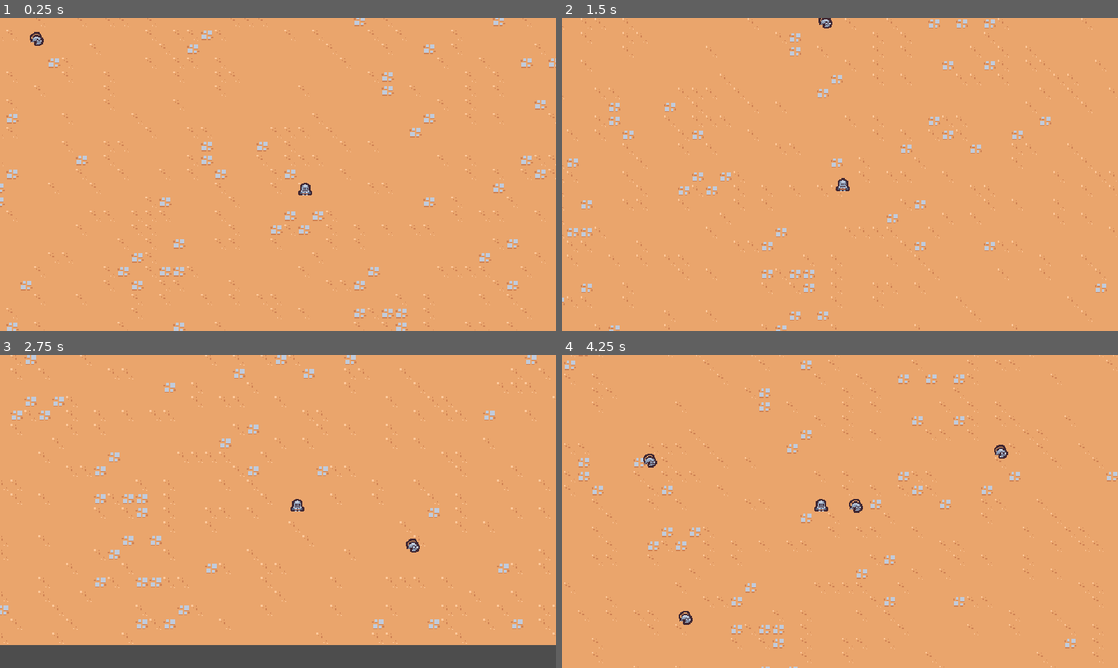
Above: before the commit, frames 1-4 (two rows, left to right).
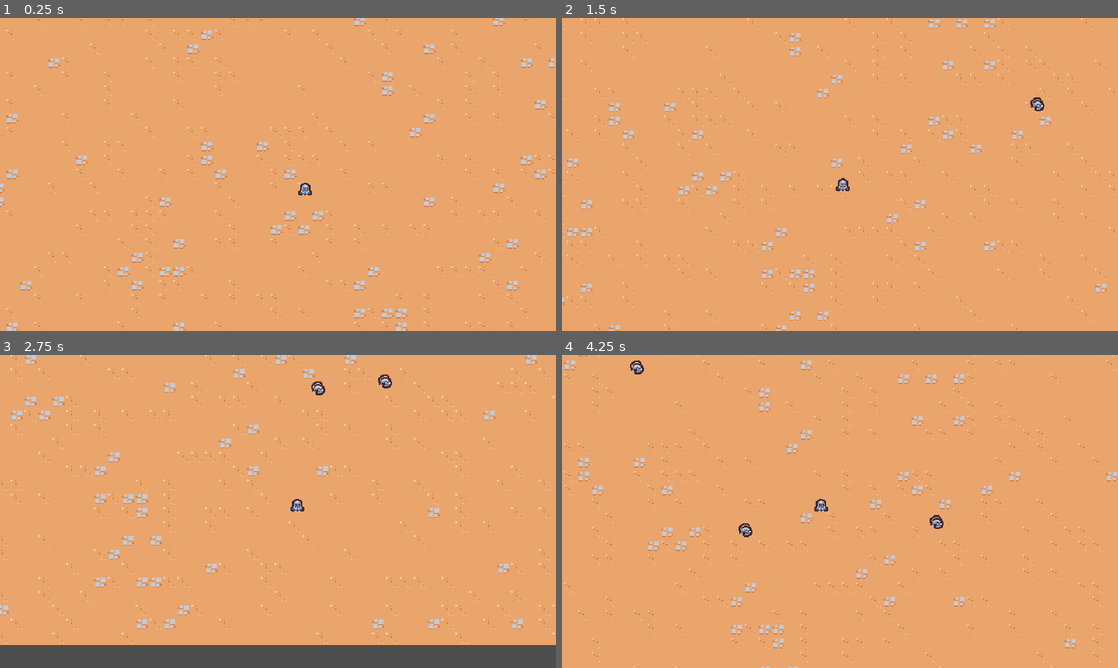
Above: after the commit, the same moments.

Repository: SevanBadal/godot-2d-exploration
Game: Godot game, scene res://scenes/main/main.tscn
Same seed, same stepped clock (60 frames per second), same inputs: the game is played once before the commit and once after it.
Inputs:
- Up to frame 1 (0.25 s): no input
- Up to frame 2 (1.5 s): hold D (move_right) 0.53-1.28 s; hold S (move_down) from 1.28 s (still down)
- Up to frame 3 (2.75 s): release S (move_down) at 2.03 s; hold D (move_right) from 2.03 s (still down)
- Up to frame 4 (4.25 s): release D (move_right) at 2.78 s; hold W (move_up) 2.78-3.53 s; hold A (move_left) from 3.53 s (still down)

The runs differ from the first frame. In frame 1, less than 0.1% of the frame differs, in the area x 5-8%, y 4-9%; in frame 2, 0.1%; in frame 3, 0.2%; in frame 4, 0.6%, in the area x 12-81%, y 1-87%.

Commit message:
create enemy manager to auto spawn enemies

Diff:
--- a/project.godot
+++ b/project.godot
@@ -68,3 +68,4 @@
 [rendering]
 
 textures/canvas_textures/default_texture_filter=0
+2d/snap/snap_2d_transforms_to_pixel=true
--- a/scenes/ability/sword_ability_controller/sword_ability_controller.gd
+++ b/scenes/ability/sword_ability_controller/sword_ability_controller.gd
@@ -11,7 +11,7 @@
 
 
 # Called every frame. 'delta' is the elapsed time since the previous frame.
-func _process(delta: float) -> void:
+func _process(_delta: float) -> void:
 	pass
 
 
--- a/scenes/basic_enemy/basic_enemy.gd
+++ b/scenes/basic_enemy/basic_enemy.gd
@@ -8,7 +8,7 @@
 
 
 # Called every frame. 'delta' is the elapsed time since the previous frame.
-func _process(delta: float) -> void:
+func _process(_delta: float) -> void:
 	var direction = get_direction_to_player()
 	velocity = direction * MAX_SPEED
 	move_and_slide()
@@ -21,5 +21,5 @@
 	return Vector2.ZERO
 
 
-func on_area_entered(other_area: Area2D):
+func on_area_entered(_other_area: Area2D):
 	queue_free()
--- a/scenes/main/main.tscn
+++ b/scenes/main/main.tscn
@@ -3,9 +3,12 @@
 [ext_resource type="PackedScene" uid="uid://b6jwmja0202cb" path="res://scenes/game_camera/game_camera.tscn" id="1_5l0fp"]
 [ext_resource type="PackedScene" uid="uid://brp6c6mpit0gn" path="res://scenes/player/player.tscn" id="1_l38w4"]
 [ext_resource type="TileSet" uid="uid://cs1hvy36tsa4t" path="res://resources/tileset.tres" id="1_n0m10"]
-[ext_resource type="PackedScene" uid="uid://w7mbqc56vspn" path="res://scenes/basic_enemy/basic_enemy.tscn" id="4_itiw7"]
+[ext_resource type="PackedScene" uid="uid://bwsy4sndd7tut" path="res://scenes/manager/enemy_manager.tscn" id="1_p642y"]
 
 [node name="Main" type="Node"]
+metadata/_edit_vertical_guides_ = [-1063.0]
+
+[node name="EnemyManager" parent="." instance=ExtResource("1_p642y")]
 
 [node name="GameCamera" parent="." instance=ExtResource("1_5l0fp")]
 
@@ -17,18 +20,3 @@
 
 [node name="Player" parent="." instance=ExtResource("1_l38w4")]
 position = Vector2(379, 289)
-
-[node name="BasicEnemy" parent="." instance=ExtResource("4_itiw7")]
-position = Vector2(544, 35)
-
-[node name="BasicEnemy2" parent="." instance=ExtResource("4_itiw7")]
-position = Vector2(995, 40)
-
-[node name="BasicEnemy3" parent="." instance=ExtResource("4_itiw7")]
-position = Vector2(994, 555)
-
-[node name="BasicEnemy4" parent="." instance=ExtResource("4_itiw7")]
-position = Vector2(94, 529)
-
-[node name="BasicEnemy5" parent="." instance=ExtResource("4_itiw7")]
-position = Vector2(54, 104)
--- /dev/null
+++ b/scenes/manager/enemy_manager.gd
@@ -0,0 +1,22 @@
+extends Node
+
+@export var basic_enemy_scene: PackedScene
+
+const SPAWN_RADIUS = 330
+
+# Called when the node enters the scene tree for the first time.
+func _ready() -> void:
+	$Timer.timeout.connect(on_timeout)
+
+func on_timeout():
+	var player = get_tree().get_first_node_in_group("player") as Node2D
+
+	if player == null:
+		return
+
+	var random_direction = Vector2.RIGHT.rotated(randf_range(0, TAU))
+	var spawn_position = player.global_position + (random_direction * SPAWN_RADIUS)
+
+	var enemy = basic_enemy_scene.instantiate() as Node2D
+	get_parent().add_child(enemy)
+	enemy.global_position = spawn_position
--- /dev/null
+++ b/scenes/manager/enemy_manager.tscn
@@ -0,0 +1,11 @@
+[gd_scene load_steps=3 format=3 uid="uid://bwsy4sndd7tut"]
+
+[ext_resource type="Script" path="res://scenes/manager/enemy_manager.gd" id="1_x2v7i"]
+[ext_resource type="PackedScene" uid="uid://w7mbqc56vspn" path="res://scenes/basic_enemy/basic_enemy.tscn" id="2_brwdg"]
+
+[node name="EnemyManager" type="Node"]
+script = ExtResource("1_x2v7i")
+basic_enemy_scene = ExtResource("2_brwdg")
+
+[node name="Timer" type="Timer" parent="."]
+autostart = true
--- a/scenes/player/player.gd
+++ b/scenes/player/player.gd
@@ -8,7 +8,7 @@
 
 
 # Called every frame. 'delta' is the elapsed time since the previous frame.
-func _process(delta: float) -> void:
+func _process(_delta: float) -> void:
 	var movement_vector = get_movement_vector()
 	var direction = movement_vector.normalized() # vector of length one
 	velocity = direction * MAX_SPEED
